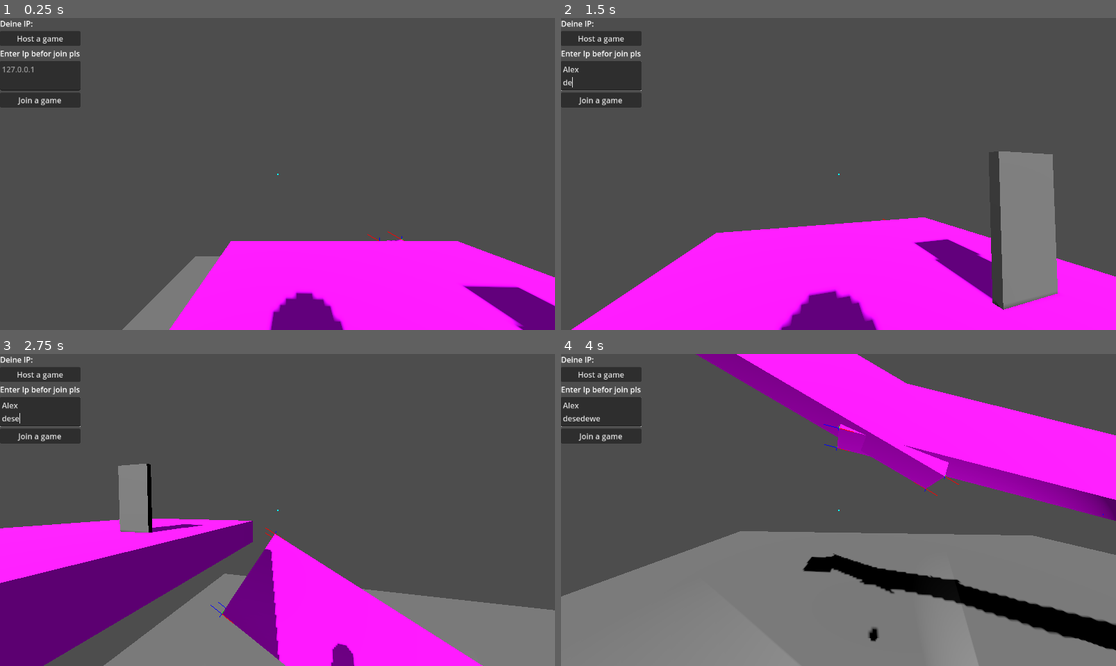
Above: before the commit, frames 1-4 (two rows, left to right).
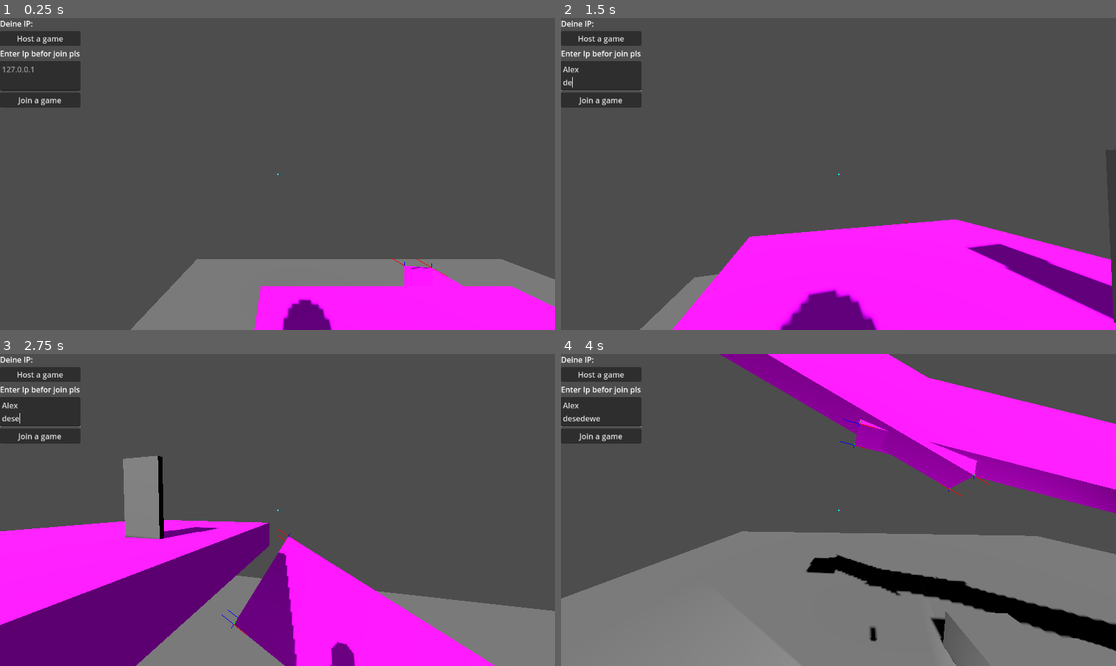
Above: after the commit, the same moments.

Repository: StikmanMann/MyGodotTestProject
Game: Godot game, scene res://Map/Map.tscn
Same seed, same stepped clock (60 frames per second), same inputs: the game is played once before the commit and once after it.
Inputs (mouse positions are in pixels of both pictures, inside the frame that each line leads up to):
- Up to frame 1 (0.25 s): no input
- Up to frame 2 (1.5 s): click (599, 77) at 0.52 s; type "Alex" at 0.6 s; tap Enter (ui_accept) at 1.25 s; move the mouse to (960, 158) at 1.27 s; hold D (right) from 1.28 s (still down); hold E (interact) from 1.28 s (still down)
- Up to frame 3 (2.75 s): tap Mouse wheel down (jump) at 1.52, 2.27 s; move the mouse to (166, 525) at 2.02 s; release D (right) at 2.03 s; release E (interact) at 2.03 s; hold S (backward) from 2.03 s (still down); tap E (interact) at 2.1 s
- Up to frame 4 (4 s): move the mouse to (894, 441) at 2.77 s; release S (backward) at 2.78 s; hold D (right) 2.78-3.53 s; hold E (interact) 2.78-3.53 s; move the mouse to (810, 572) at 3.52 s; hold W (forward) from 3.53 s (still down); tap E (interact) at 3.6 s; tap Mouse wheel down (jump) at 3.77 s

The runs differ from the first frame. In frame 1, 12% of the frame differs, in the area x 22-100%, y 68-100%; in frame 2, 13%, in the area x 1-100%, y 42-100%; in frame 3, 12%; in frame 4, 9.1%.

Commit message:
HAUS
neues haus

Diff:
--- a/Map/Map.tscn
+++ b/Map/Map.tscn
@@ -114,6 +114,12 @@
 
 [node name="Map" type="Node3D"]
 
+[node name="Interactable" parent="." instance=ExtResource("4_wgwpm")]
+transform = Transform3D(1, 0, 0, 0, 1, 0, 0, 0, 1, 5, 0, -6)
+
+[node name="Door3" parent="Interactable" instance=ExtResource("6_nyy2o")]
+transform = Transform3D(1.7, 0, 0, 0, 1.9, 0, 0, 0, 1, -4.8, 0.501, -0.5)
+
 [node name="DirectionalLight3D" type="DirectionalLight3D" parent="."]
 transform = Transform3D(0.0192547, -0.990532, -0.135927, 0.734878, -0.0781615, 0.673681, -0.677926, -0.112861, 0.726415, -1, 8, 0)
 shadow_enabled = true
@@ -152,7 +158,7 @@
 }
 
 [node name="PlayerRigidbody" parent="." instance=ExtResource("1_wr2jn")]
-transform = Transform3D(1, 0, 0, 0, 1, 0, 0, 0, 1, -30, 34.9491, 2)
+transform = Transform3D(1, 0, 0, 0, 1, 0, 0, 0, 1, -30.9461, 35.9779, 1.51719)
 
 [node name="Node3D" type="Node3D" parent="."]
 
@@ -279,6 +285,41 @@
 [node name="LightmapGI" type="LightmapGI" parent="Node3D"]
 transform = Transform3D(1, 0, 0, 0, 1, 0, 0, 0, 1, 0, 3, 7)
 light_data = ExtResource("3_2623n")
+
+[node name="Haus" type="Node3D" parent="."]
+
+[node name="CSGCombiner3D" type="CSGCombiner3D" parent="Haus"]
+use_collision = true
+
+[node name="CSGBox3D2" type="CSGBox3D" parent="Haus/CSGCombiner3D"]
+transform = Transform3D(1, 0, 0, 0, 1, 0, 0, 0, 1, 0, 1.251, -7)
+use_collision = true
+size = Vector3(7, 3.5, 1)
+
+[node name="CSGBox3D" type="CSGBox3D" parent="Haus/CSGCombiner3D/CSGBox3D2"]
+transform = Transform3D(1, 0, 0, 0, 1, 0, 0, 0, 1, 1.05877, -0.252319, -0.0463624)
+operation = 2
+size = Vector3(1.6, 2.8, 1.1)
+
+[node name="CSGBox3D3" type="CSGBox3D" parent="Haus/CSGCombiner3D"]
+transform = Transform3D(-4.37114e-08, 0, 1, 0, 1, 0, -1, 0, -4.37114e-08, -3, 1.251, -10)
+use_collision = true
+size = Vector3(7, 3.5, 1)
+
+[node name="CSGBox3D4" type="CSGBox3D" parent="Haus/CSGCombiner3D"]
+transform = Transform3D(-4.37114e-08, 0, 1, 0, 1, 0, -1, 0, -4.37114e-08, 3, 1.251, -10)
+use_collision = true
+size = Vector3(7, 3.5, 1)
+
+[node name="CSGBox3D5" type="CSGBox3D" parent="Haus/CSGCombiner3D"]
+transform = Transform3D(1, 0, 0, 0, 1, 0, 0, 0, 1, 0, 1.251, -13)
+use_collision = true
+size = Vector3(7, 3.5, 1)
+
+[node name="CSGBox3D6" type="CSGBox3D" parent="Haus/CSGCombiner3D"]
+transform = Transform3D(1, 0, 0, 0, -4.37114e-08, -1, 0, 1, -4.37114e-08, 0, 3.451, -10)
+use_collision = true
+size = Vector3(7, 7.1, 1)
 
 [node name="Interactables" type="Node3D" parent="."]
 
@@ -313,4 +354,5 @@
 
 [node name="Geometry" type="Node3D" parent="."]
 
+[connection signal="player_interact" from="Interactable" to="Interactable/Door3" method="open_door"]
 [connection signal="player_interact" from="Interactables/Interactable" to="Door2" method="open_door"]
